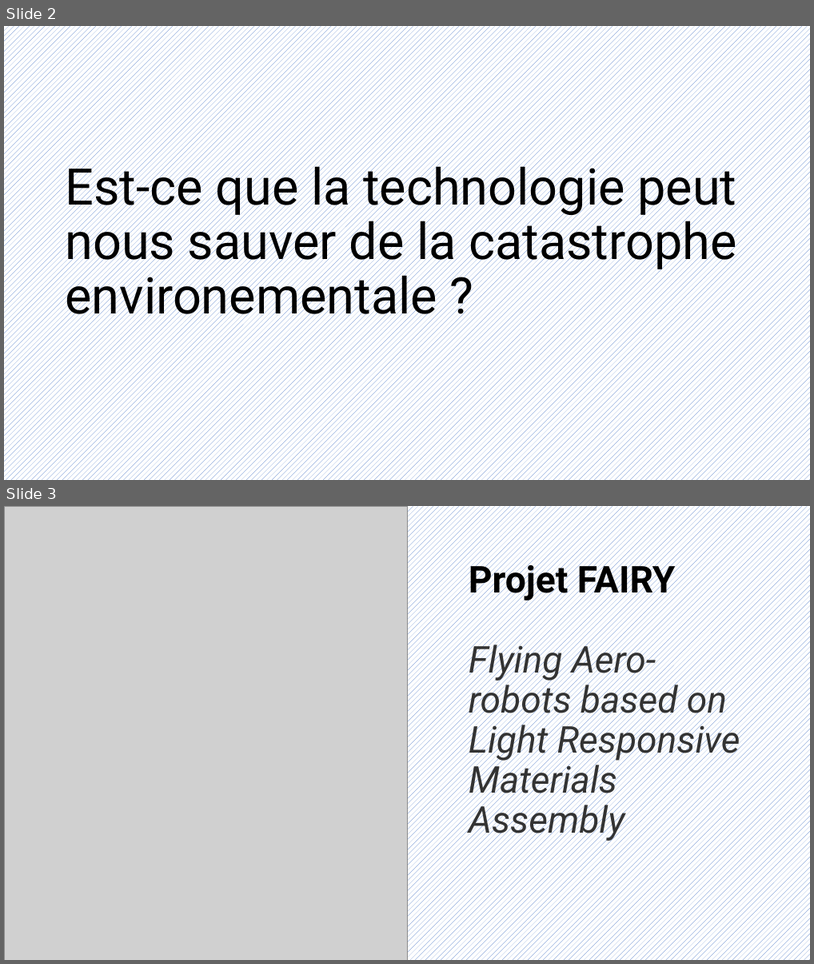
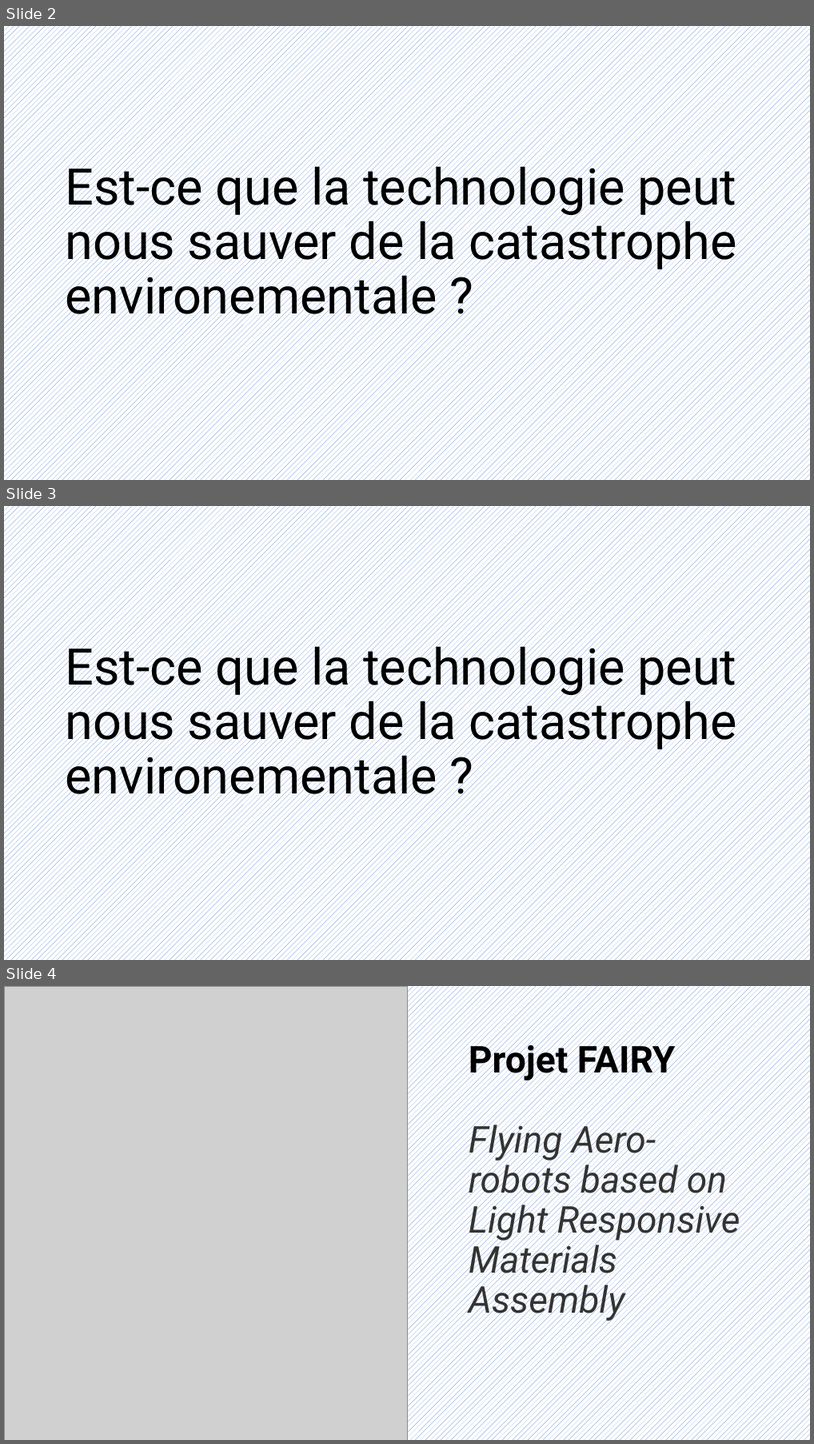
Before and after one commit to HEIGVD-Experience/docs, a slide deck: S4/EXP/files/À-t-on encore besoin d'ingénieurs.pptx. Shown one above the other, each under a label of ours: slides 2 and 3 before the commit, slides 2, 3 and 4 after it. The pictures are 814x964 and 814x1444 pixels, drawn with LibreOffice and Linux fonts; fonts in the diff are those of the drawing; grey boxes stand for pictures; background and template pictures are left out. Boxes give left, top, right and bottom in pixels: in the first picture for what was removed or moved away, otherwise in the second. Text is boxed around its words. In the diff, an @@ line names an element or a change of style, - is before the commit and + after.

```diff
--- a/S4/EXP/files/À-t-on encore besoin d'ingénieurs.pptx
+++ b/S4/EXP/files/À-t-on encore besoin d'ingénieurs.pptx
@@ slide 3 added at box(4, 506, 810, 960), background pattern #4472C4 on #FFFFFF @@
@@ title added at box(65, 639, 738, 806), 60 pt, text #000000 @@
+Est-ce que la technologie peut nous sauver de la catastrophe environementale ?
@@ what was slide 3 is now slide 4 @@
```
Also in this commit, not shown: 11 other files.
